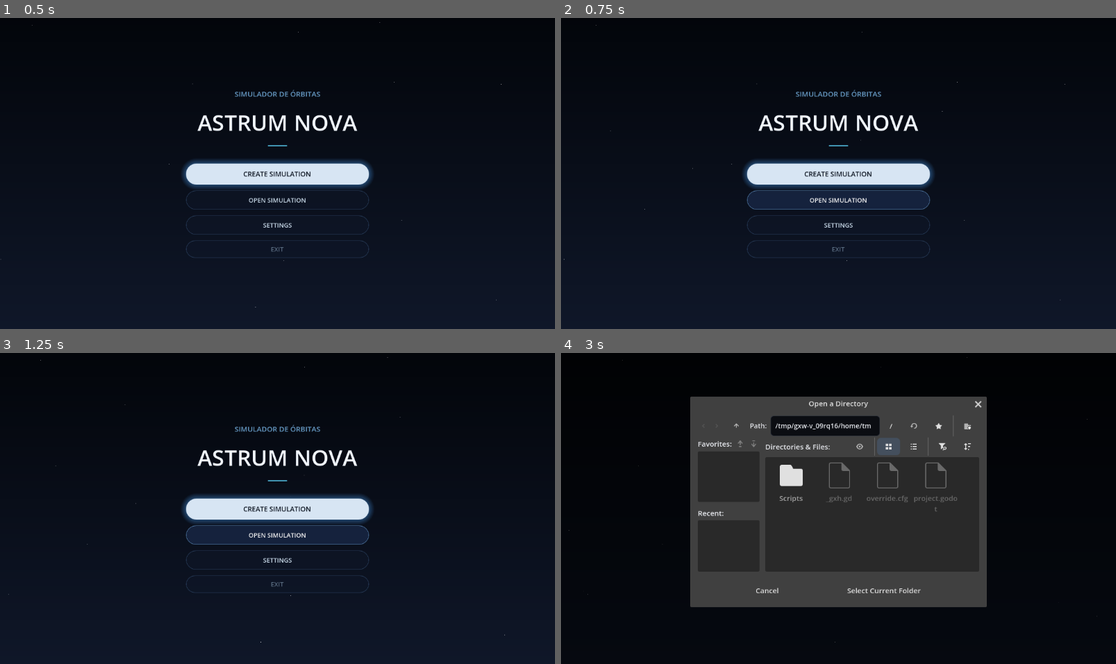
Above: before the commit, frames 1-4 (two rows, left to right).
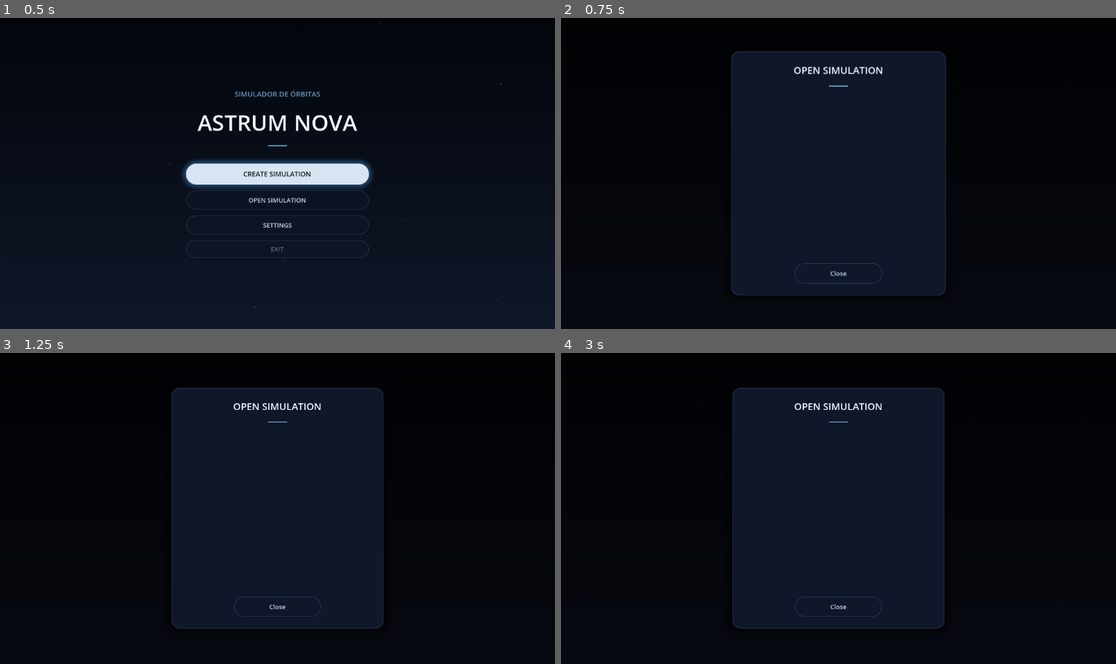
Above: after the commit, the same moments.

Repository: Santino7537/Astrum-Nova
Game: Godot game, scene res://Scripts/UI/main_menu.tscn
Two runs of this game, one before a commit and one after it. Both use one fixed random seed, a clock stepped at 60 frames per second and the inputs below.
Inputs (mouse positions are in pixels of both pictures, inside the frame that each line leads up to):
- Up to frame 1 (0.5 s): no input
- Up to frame 2 (0.75 s): click "OPEN SIMULATION" at 0.5 s
- Up to frame 3 (1.25 s): no input
- Up to frame 4 (3 s): click "SETTINGS" at 1.25 s; click "CREATE SIMULATION" at 2 s; click (910, 477) at 2.75 s, where only the run before the commit has a clickable "Browse"

Frame 1 is identical in both runs. In frame 2, 11% of the frame differs, in the area x 0-100%, y 2-100%; in frame 3, 10%; in frame 4, 39%, in the area x 23-77%, y 11-89%.
Error after the commit: Trying to assign an array of type "Array" to a variable of type "Array[Dictionary]". (res://Scripts/UI/projects_menu.gd:20)

Commit message:
Agrega menú para seleccionar proyecto, abriendo su escena

Diff:
--- /dev/null
+++ b/Scenes/tridimentional_view.tscn
@@ -0,0 +1,3 @@
+[gd_scene format=3 uid="uid://8iynncd77t0q"]
+
+[node name="Escena" type="Node3D" unique_id=1890106144]
--- a/Scripts/Globals/global_settings.gd
+++ b/Scripts/Globals/global_settings.gd
@@ -5,6 +5,9 @@
 
 ## Ruta del sistema de archivos del usuario
 var file_system_path: String = ""
+
+## Ruta del proyecto actuál
+var current_project_path: String = ""
 
 func _init() -> void:
 	load_from_disk()
--- a/Scripts/UI/main_menu.gd
+++ b/Scripts/UI/main_menu.gd
@@ -1,19 +1,23 @@
 extends Control
 
 const SETTINGS_MENU_SCENE := preload("res://Scripts/UI/settings_menu.tscn")
+const PROJECTS_MENU_SCENE := preload("res://Scripts/UI/projects_menu.tscn")
 
 func _on_create_sim_pressed() -> void:
 	pass
 
 func _on_open_sim_pressed() -> void:
-	pass
+	var root := get_tree().current_scene
+	if root == null or root.has_node("ProjectsCanvas"):
+		return
+
+	var projects_menu := PROJECTS_MENU_SCENE.instantiate()
+	root.add_child(projects_menu)
+	projects_menu.name = "ProjectsMenu"
 
 func _on_settings_pressed() -> void:
 	var root := get_tree().current_scene
-	if root == null:
-		return
-
-	if root.has_node("SettingsMenu"):
+	if root == null or root.has_node("SettingsMenu"):
 		return
 
 	var settings_menu := SETTINGS_MENU_SCENE.instantiate()
--- a/Scripts/UI/main_menu.tscn
+++ b/Scripts/UI/main_menu.tscn
@@ -26,6 +26,15 @@
 shadow_color = Color(0.3, 0.65, 1, 0.35)
 shadow_size = 12
 
+[sub_resource type="StyleBoxFlat" id="StyleBoxFlat_primary_pill_pressed"]
+bg_color = Color(0.75, 0.82, 0.9, 0.95)
+corner_radius_top_left = 22
+corner_radius_top_right = 22
+corner_radius_bottom_right = 22
+corner_radius_bottom_left = 22
+shadow_color = Color(0.2, 0.5, 0.85, 0.25)
+shadow_size = 8
+
 [sub_resource type="StyleBoxFlat" id="StyleBoxFlat_primary_pill_hover"]
 bg_color = Color(1, 1, 1, 1)
 corner_radius_top_left = 22
@@ -34,15 +43,6 @@
 corner_radius_bottom_left = 22
 shadow_color = Color(0.4, 0.75, 1, 0.6)
 shadow_size = 18
-
-[sub_resource type="StyleBoxFlat" id="StyleBoxFlat_primary_pill_pressed"]
-bg_color = Color(0.75, 0.82, 0.9, 0.95)
-corner_radius_top_left = 22
-corner_radius_top_right = 22
-corner_radius_bottom_right = 22
-corner_radius_bottom_left = 22
-shadow_color = Color(0.2, 0.5, 0.85, 0.25)
-shadow_size = 8
 
 [sub_resource type="StyleBoxFlat" id="StyleBoxFlat_secondary_pill"]
 bg_color = Color(0.06, 0.09, 0.16, 0.5)
--- /dev/null
+++ b/Scripts/UI/project_row.gd
@@ -0,0 +1,18 @@
+extends Button
+
+signal project_selected(project_path: String)
+
+var project_name: String
+var project_path: String
+
+func configure(row_project_name: String, row_project_path: String) -> void:
+	project_name = row_project_name
+	project_path = row_project_path
+
+func _ready() -> void:
+	alignment = HORIZONTAL_ALIGNMENT_LEFT
+	text = project_name
+	pressed.connect(_on_pressed)
+
+func _on_pressed() -> void:
+	project_selected.emit(project_path)
--- /dev/null
+++ b/Scripts/UI/project_row.tscn
@@ -0,0 +1,60 @@
+[gd_scene format=3 uid="uid://bnc8ce2yrmy6b"]
+
+[ext_resource type="Script" uid="uid://dixqiv2phbjsp" path="res://Scripts/UI/project_row.gd" id="1_script"]
+
+[sub_resource type="StyleBoxFlat" id="StyleBoxFlat_udiou"]
+content_margin_left = 14.0
+content_margin_right = 14.0
+bg_color = Color(0.06, 0.09, 0.16, 0.5)
+border_width_left = 1
+border_width_top = 1
+border_width_right = 1
+border_width_bottom = 1
+border_color = Color(0.4, 0.6, 0.85, 0.3)
+corner_radius_top_left = 6
+corner_radius_top_right = 6
+corner_radius_bottom_right = 6
+corner_radius_bottom_left = 6
+
+[sub_resource type="StyleBoxFlat" id="StyleBoxFlat_aegol"]
+content_margin_left = 14.0
+content_margin_right = 14.0
+bg_color = Color(0.19046164, 0.28035507, 0.4598922, 0.7490196)
+border_width_left = 1
+border_width_top = 1
+border_width_right = 1
+border_width_bottom = 1
+border_color = Color(0.5, 0.75, 1, 0.6)
+corner_radius_top_left = 6
+corner_radius_top_right = 6
+corner_radius_bottom_right = 6
+corner_radius_bottom_left = 6
+
+[sub_resource type="StyleBoxFlat" id="StyleBoxFlat_622qg"]
+content_margin_left = 14.0
+content_margin_right = 14.0
+bg_color = Color(0.1, 0.16, 0.28, 0.75)
+border_width_left = 1
+border_width_top = 1
+border_width_right = 1
+border_width_bottom = 1
+border_color = Color(0.5, 0.75, 1, 0.6)
+corner_radius_top_left = 6
+corner_radius_top_right = 6
+corner_radius_bottom_right = 6
+corner_radius_bottom_left = 6
+
+[node name="ProjectRow" type="Button" unique_id=2021696118]
+custom_minimum_size = Vector2(0, 48)
+size_flags_horizontal = 3
+size_flags_vertical = 0
+theme_override_colors/font_color = Color(0.8509804, 0.9137255, 0.95686275, 1)
+theme_override_colors/font_pressed_color = Color(0.9490196, 0.9764706, 1, 1)
+theme_override_colors/font_hover_color = Color(0.9490196, 0.9764706, 1, 1)
+theme_override_font_sizes/font_size = 14
+theme_override_styles/normal = SubResource("StyleBoxFlat_udiou")
+theme_override_styles/pressed = SubResource("StyleBoxFlat_aegol")
+theme_override_styles/hover = SubResource("StyleBoxFlat_622qg")
+alignment = 0
+clip_text = true
+script = ExtResource("1_script")
--- /dev/null
+++ b/Scripts/UI/projects_menu.gd
@@ -0,0 +1,109 @@
+extends Control
+
+const PROJECT_ROW_SCENE := preload("res://Scripts/UI/project_row.tscn")
+const ProjectRow := preload("res://Scripts/UI/project_row.gd")
+
+@onready var projects_panel: PanelContainer = $ProjectsPanel
+@onready var projects_list: ScrollContainer = $ProjectsPanel/VBoxContainer/ProjectsList
+@onready var project_rows: VBoxContainer = $ProjectsPanel/VBoxContainer/ProjectsList/ProjectRows
+@onready var empty_state: Label = $ProjectsPanel/VBoxContainer/EmptyState
+@onready var overlay: ColorRect = $"../Overlay"
+
+
+func _ready() -> void:
+	_add_rows()
+	_animate_in()
+
+## Agrega filas en el menú, las cuales te permiten abrir proyectos.
+func _add_rows() -> void:
+	var root_path := GlobalSettings.get_file_system_path()
+	var projects := _find_projects(root_path) if not root_path.is_empty() else []
+	projects_list.visible = not projects.is_empty()
+	empty_state.visible = projects.is_empty()
+
+	for project in projects:
+		_add_project_row(project.name, project.path)
+
+## Busca en un directorio proyectos dentro de sus directorios.
+func _find_projects(directory_path: String) -> Array[Dictionary]:
+	var projects: Array[Dictionary] = []
+	var directory := DirAccess.open(directory_path)
+	if directory == null:
+		return projects
+
+	var dir_names := directory.get_directories()
+
+	for dir_name in dir_names:
+		var dir_access := DirAccess.open(directory_path.path_join(dir_name))
+		var file_names := dir_access.get_files()
+
+		for file_name in file_names:
+			if file_name.get_extension().to_lower() != "json":
+				continue
+
+			var file_path := directory_path.path_join(dir_name + "/" + file_name)
+			var file := FileAccess.open(file_path, FileAccess.READ)
+			if file == null:
+				continue
+
+			var parsed_data: Variant = JSON.parse_string(file.get_as_text())
+			file.close()
+			if not parsed_data is Dictionary:
+				continue
+
+			var project_name := str(parsed_data.get("project_name", ""))
+			if not project_name.is_empty():
+				projects.append({"name": "🖥️ project_name", "path": file_path})
+
+	return projects
+
+## Crea una fila con una plantilla base y la añade al menú.
+func _add_project_row(project_name: String, project_path: String) -> void:
+	var row: ProjectRow = PROJECT_ROW_SCENE.instantiate()
+	row.configure(project_name, project_path)
+	row.project_selected.connect(_on_project_selected)
+	project_rows.add_child(row)
+
+## Abre una escena para visualizar un proyecto en un plano tridimensional.
+func _on_project_selected(_project_path: String) -> void:
+	var transition := create_tween()
+	transition.tween_property(overlay, "color:a", 1.0, 0.35)
+	transition.tween_callback(func() -> void:
+		GlobalSettings.current_project_path = _project_path
+		var error := get_tree().change_scene_to_file("res://Scenes/tridimentional_view.tscn")
+		if error != OK:
+			push_error("No se pudo abrir la escena tridimensional: %s" % error)
+			var fade_back := create_tween()
+			fade_back.tween_property(overlay, "color:a", 0.6, 0.2)
+	)
+
+## Anima la abertura del menú
+func _animate_in() -> void:
+	projects_panel.pivot_offset = projects_panel.size / 2.0
+	projects_panel.scale = Vector2(0.8, 0.8)
+	projects_panel.modulate.a = 0.0
+
+	var tween := create_tween().set_parallel(true)
+	tween.set_trans(Tween.TRANS_BACK)
+	tween.set_ease(Tween.EASE_OUT)
+	tween.tween_property(projects_panel, "scale", Vector2.ONE, 0.25)
+	tween.tween_property(projects_panel, "modulate:a", 1.0, 0.2)
+
+## Anima el cierre del menú
+func _animate_out() -> void:
+	projects_panel.pivot_offset = projects_panel.size / 2.0
+
+	var tween := create_tween().set_parallel(true)
+	tween.set_trans(Tween.TRANS_QUAD)
+	tween.set_ease(Tween.EASE_IN)
+	tween.tween_property(projects_panel, "scale", Vector2(0.8, 0.8), 0.2)
+	tween.tween_property(projects_panel, "modulate:a", 0.0, 0.2)
+	tween.chain().tween_callback(func() -> void:
+		if get_parent() is CanvasLayer:
+			get_parent().queue_free()
+		else:
+			queue_free()
+	)
+
+func _on_close_pressed() -> void:
+	_animate_out()
--- /dev/null
+++ b/Scripts/UI/projects_menu.tscn
@@ -0,0 +1,138 @@
+[gd_scene format=3 uid="uid://cby4wfe8gb70o"]
+
+[ext_resource type="Script" uid="uid://bobq68utoc5a7" path="res://Scripts/UI/projects_menu.gd" id="1_script"]
+[ext_resource type="Theme" uid="uid://ckxp7lacnlyty" path="res://Scripts/UI/ui_theme.tres" id="2_theme"]
+
+[sub_resource type="StyleBoxFlat" id="PanelStyle"]
+content_margin_left = 28.0
+content_margin_top = 24.0
+content_margin_right = 28.0
+content_margin_bottom = 24.0
+bg_color = Color(0.06, 0.09, 0.16, 1)
+border_width_left = 1
+border_width_top = 1
+border_width_right = 1
+border_width_bottom = 1
+border_color = Color(0.4, 0.6, 0.85, 0.35)
+corner_radius_top_left = 16
+corner_radius_top_right = 16
+corner_radius_bottom_right = 16
+corner_radius_bottom_left = 16
+shadow_color = Color(0, 0, 0, 0.5)
+shadow_size = 20
+
+[sub_resource type="StyleBoxFlat" id="SecondaryButton"]
+bg_color = Color(0.06, 0.09, 0.16, 0.5)
+border_width_left = 1
+border_width_top = 1
+border_width_right = 1
+border_width_bottom = 1
+border_color = Color(0.4, 0.6, 0.85, 0.3)
+corner_radius_top_left = 20
+corner_radius_top_right = 20
+corner_radius_bottom_right = 20
+corner_radius_bottom_left = 20
+
+[sub_resource type="StyleBoxFlat" id="SecondaryButtonHover"]
+bg_color = Color(0.1, 0.16, 0.28, 0.75)
+border_width_left = 1
+border_width_top = 1
+border_width_right = 1
+border_width_bottom = 1
+border_color = Color(0.5, 0.75, 1, 0.6)
+corner_radius_top_left = 20
+corner_radius_top_right = 20
+corner_radius_bottom_right = 20
+corner_radius_bottom_left = 20
+
+[node name="ProjectsCanvas" type="CanvasLayer" unique_id=1176891270]
+layer = 10
+
+[node name="Overlay" type="ColorRect" parent="." unique_id=322778656]
+anchors_preset = 15
+anchor_right = 1.0
+anchor_bottom = 1.0
+grow_horizontal = 2
+grow_vertical = 2
+color = Color(0, 0, 0, 0.6)
+
+[node name="ProjectsMenu" type="Control" parent="." unique_id=128061715]
+layout_mode = 3
+anchors_preset = 15
+anchor_right = 1.0
+anchor_bottom = 1.0
+grow_horizontal = 2
+grow_vertical = 2
+mouse_filter = 1
+theme = ExtResource("2_theme")
+script = ExtResource("1_script")
+
+[node name="ProjectsPanel" type="PanelContainer" parent="ProjectsMenu" unique_id=1990771612]
+custom_minimum_size = Vector2(440, 500)
+layout_mode = 1
+anchors_preset = 8
+anchor_left = 0.5
+anchor_top = 0.5
+anchor_right = 0.5
+anchor_bottom = 0.5
+offset_left = -220.0
+offset_top = -250.0
+offset_right = 220.0
+offset_bottom = 250.0
+grow_horizontal = 2
+grow_vertical = 2
+theme_override_styles/panel = SubResource("PanelStyle")
+
+[node name="VBoxContainer" type="VBoxContainer" parent="ProjectsMenu/ProjectsPanel" unique_id=351152355]
+layout_mode = 2
+theme_override_constants/separation = 18
+
+[node name="Title" type="Label" parent="ProjectsMenu/ProjectsPanel/VBoxContainer" unique_id=1417247487]
+layout_mode = 2
+theme_override_colors/font_color = Color(0.95, 0.97, 1, 1)
+theme_override_font_sizes/font_size = 20
+text = "OPEN SIMULATION"
+horizontal_alignment = 1
+
+[node name="CyanLine" type="ColorRect" parent="ProjectsMenu/ProjectsPanel/VBoxContainer" unique_id=2055391591]
+custom_minimum_size = Vector2(40, 2)
+layout_mode = 2
+size_flags_horizontal = 4
+color = Color(0.35, 0.8, 0.95, 0.9)
+
+[node name="ProjectsList" type="ScrollContainer" parent="ProjectsMenu/ProjectsPanel/VBoxContainer" unique_id=1944695029]
+custom_minimum_size = Vector2(0, 320)
+layout_mode = 2
+size_flags_vertical = 3
+horizontal_scroll_mode = 3
+
+[node name="ProjectRows" type="VBoxContainer" parent="ProjectsMenu/ProjectsPanel/VBoxContainer/ProjectsList" unique_id=1608577796]
+layout_mode = 2
+size_flags_horizontal = 3
+theme_override_constants/separation = 6
+
+[node name="EmptyState" type="Label" parent="ProjectsMenu/ProjectsPanel/VBoxContainer" unique_id=2021453195]
+visible = false
+custom_minimum_size = Vector2(0, 320)
+layout_mode = 2
+theme_override_colors/font_color = Color(0.65, 0.75, 0.84, 1)
+theme_override_font_sizes/font_size = 14
+text = "No projects found in the configured folder."
+horizontal_alignment = 1
+vertical_alignment = 1
+autowrap_mode = 2
+
+[node name="Actions" type="HBoxContainer" parent="ProjectsMenu/ProjectsPanel/VBoxContainer" unique_id=1056641320]
+layout_mode = 2
+alignment = 1
+
+[node name="CloseButton" type="Button" parent="ProjectsMenu/ProjectsPanel/VBoxContainer/Actions" unique_id=1449610475]
+custom_minimum_size = Vector2(180, 42)
+layout_mode = 2
+theme_override_colors/font_color = Color(0.85, 0.92, 0.98, 0.9)
+theme_override_font_sizes/font_size = 13
+theme_override_styles/normal = SubResource("SecondaryButton")
+theme_override_styles/hover = SubResource("SecondaryButtonHover")
+text = "Close"
+
+[connection signal="pressed" from="ProjectsMenu/ProjectsPanel/VBoxContainer/Actions/CloseButton" to="ProjectsMenu" method="_on_close_pressed"]
Not shown: 2 places in Scripts/UI/main_menu.tscn that only renumber resources
Not shown, added: Scripts/UI/project_row.gd.uid
Not shown, added: Scripts/UI/projects_menu.gd.uid
